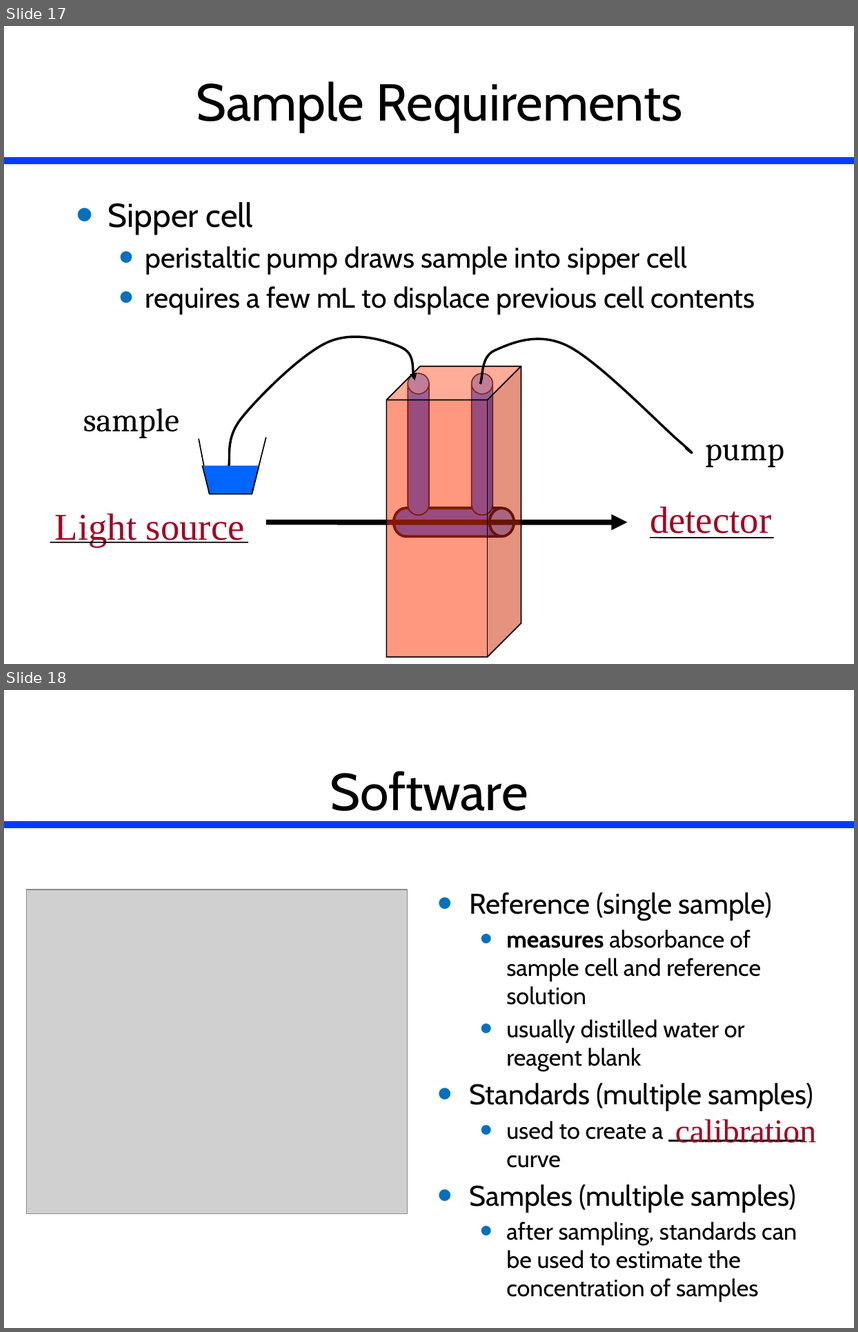
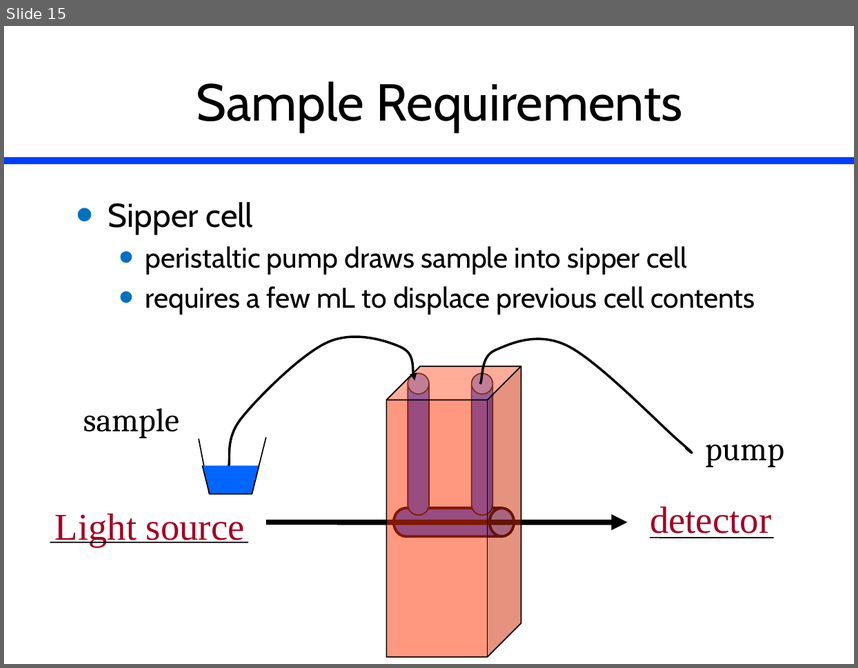
Before and after one commit to monroews/CEE4530, a slide deck: website/pptx/Laboratory_Measurements.pptx. Shown one above the other, each under a label of ours: slides 17 and 18 before the commit, slide 15 after it. The pictures are 858x1332 and 858x668 pixels, drawn with LibreOffice and Linux fonts; fonts in the diff are those of the drawing; grey boxes stand for pictures. Boxes give left, top, right and bottom in pixels: in the first picture for what was removed or moved away, otherwise in the second. Text is boxed around its words. In the diff, an @@ line names an element or a change of style, - is before the commit and + after.

```diff
--- a/website/pptx/Laboratory_Measurements.pptx
+++ b/website/pptx/Laboratory_Measurements.pptx
@@ slide 18 removed at bbox=[4, 690, 854, 1328], background #FFFFFF; not listed: 1 template element that a slide beside it also shows @@
@@ title removed at bbox=[330, 771, 528, 811] @@
-Software
@@ picture removed at bbox=[26, 890, 407, 1214] @@
@@ text removed at bbox=[469, 892, 813, 1302] @@
-• Reference (single sample)
-  • measures absorbance of sample cell and reference solution
-  • usually distilled water or reagent blank
-• Standards (multiple samples)
-  • used to create a __________ curve
-• Samples (multiple samples)
-  • after sampling, standards can be used to estimate the concentration of samples
@@ text removed at bbox=[675, 1118, 816, 1143] @@
-calibration
@@ what was slide 17 is now slide 15 @@
```
Also in this commit, not shown: 6 other slides removed, 7 other files.
